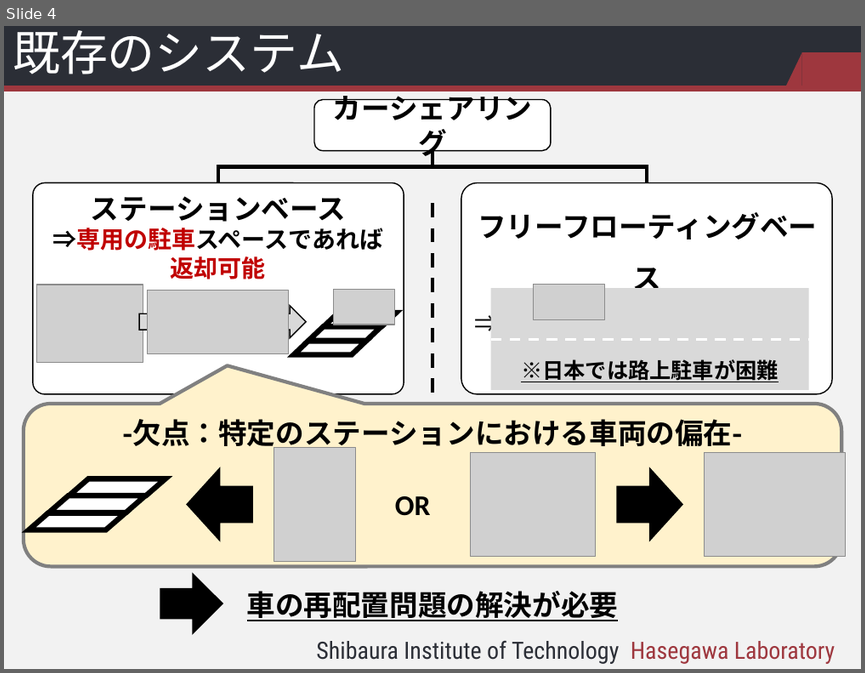
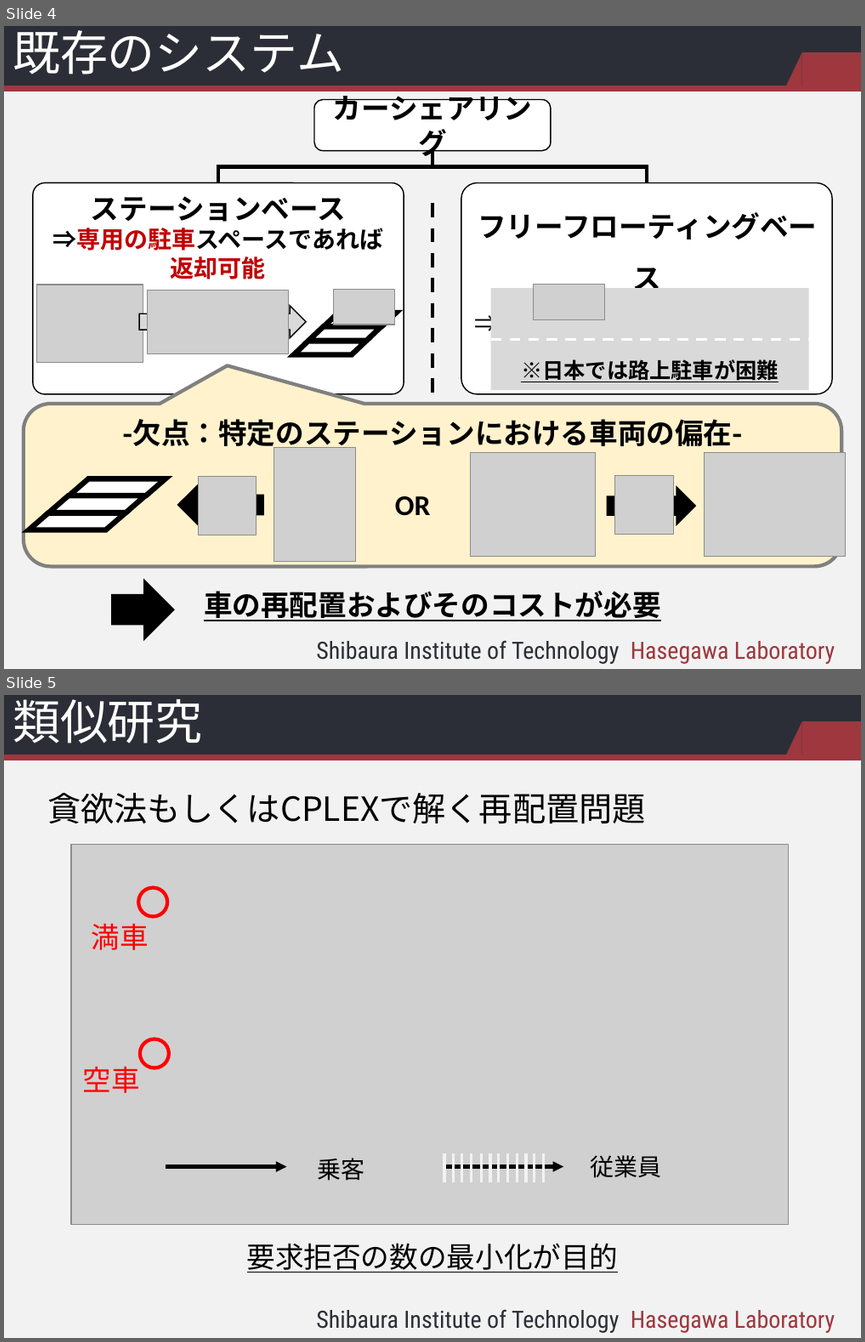
Before and after one commit to kotaro912214/research, a slide deck: 中間発表/BQ16048_中間発表_関_パワポ3.pptx. Shown one above the other, each under a label of ours: slide 4 before the commit, slides 4 and 5 after it. The pictures are 865x673 and 865x1342 pixels, drawn with LibreOffice and Linux fonts; fonts in the diff are those of the drawing; grey boxes stand for pictures; background and template pictures are left out. Boxes give left, top, right and bottom in pixels: in the first picture for what was removed or moved away, otherwise in the second. Text is boxed around its words. In the diff, an @@ line names an element or a change of style, - is before the commit and + after.

```diff
--- a/中間発表/BQ16048_中間発表_関_パワポ3.pptx
+++ b/中間発表/BQ16048_中間発表_関_パワポ3.pptx
@@ slide 5 added at [4, 695, 861, 1338], background #F2F2F2; not listed: 5 template elements that a slide beside it also shows @@
@@ title added at [12, 699, 203, 743], 40 pt, text #FFFFFF @@
+類似研究
@@ text added at [47, 793, 646, 824], 28 pt, text #000000 @@
+貪欲法もしくはCPLEXで解く再配置問題
@@ picture added at [71, 844, 788, 1224] @@
@@ ellipse added at [138, 888, 168, 917], outline #FF0000 3 pt @@
@@ text added at [92, 923, 148, 950], 24 pt, text #FF0000 @@
+満車
@@ ellipse added at [140, 1038, 170, 1067], outline #FF0000 3 pt @@
@@ text added at [83, 1066, 140, 1093], 24 pt, text #FF0000 @@
+空車
@@ arrow added from (166, 1166) to (287, 1166), #000000 3 pt @@
@@ text added at [317, 1157, 364, 1180], 20 pt, text #000000 @@
+乗客
@@ group added at [443, 1152, 662, 1183]: 12 lines, 1 arrow, 1 text @@
+従業員
@@ text added at [247, 1242, 619, 1272], 24 pt, text #000000, underline @@
+要求拒否の数の最小化が目的
@@ slide 4 changed as well @@
@@ right arrow: place and size @@
-right arrow at [187, 468, 251, 540]
+right arrow at [178, 484, 263, 524]
@@ picture added at [198, 476, 256, 534] @@
@@ picture added at [615, 475, 673, 533] @@
@@ right arrow: place and size @@
-right arrow at [617, 468, 681, 540]
+right arrow at [608, 487, 695, 525]
@@ right arrow: place and size @@
-right arrow at [160, 573, 222, 634]
+right arrow at [112, 579, 174, 640]
@@ text at [204, 590, 661, 621]: text changed @@
-車の再配置問題の解決が必要
+車の再配置およびそのコストが必要
```
Also in this commit, not shown: 8 other slides changed, 2 other slides added, 2 slides removed, 14 other files.
